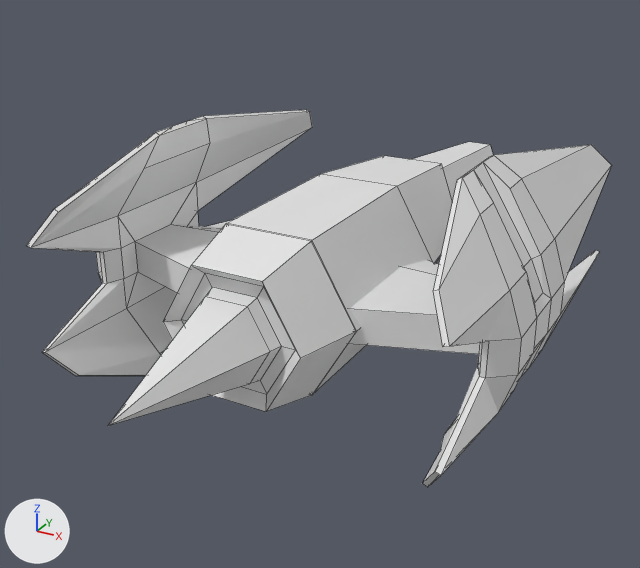
The Blender file assets/blender/axum-light-craft.blend as it was, and as the next commit left it.
One viewpoint serves both versions: a camera (50 mm lens) standing at (8.9, -16.1, 7.9) and looking at (-1.2, 2.3, -1.3). The axes (+X, +Y, +Z) are drawn at lower left. The lights are the same throughout. The older version comes first. Mesh edges are drawn as thin lines.

Names of what the first picture shows: 'appendage_1-sharps', 'core_1-steak', 'engine_1-spike'.
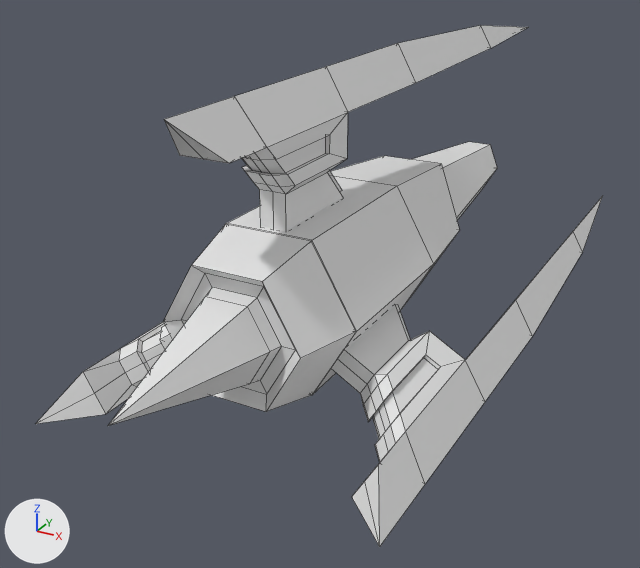
Boxes (x1, y1, x2, y2) around the edits, measured in the pictures (640 x 568 px; the box of a moved part takes in the faces that stretch with it):
'appendage_1-sharps', hidden: before (26, 110, 612, 487)
'appendage_3-spikes', shown: after (36, 25, 602, 547)
part 1 of me_appendage_3_spikes_mesh, moved or reshaped (not visible before): after (242, 112, 348, 231)
part 2 of me_appendage_3_spikes_mesh, moved or reshaped (not visible before): after (332, 306, 465, 463)
part 3 of me_appendage_3_spikes_mesh, moved or reshaped (not visible before): after (119, 322, 172, 387)

What the commit changed:
me_appendage_3_spikes_mesh has 219 vertices, 228 faces and spans x -5.0..5.0, y -2.9..5.8, z -18.8..6.2.
me_appendage_3_spikes_mesh is used by ob_appendage_3_spikes; location (0.0, 0.0, 0.0); rotation (1.571, 0.0, 0.0), in degrees (90, 0, 0); scale (0.8, 0.8, 0.8).
Part 1, on me_appendage_3_spikes_mesh:
54 faces are deleted.
54 new faces join them.
Part 2, on me_appendage_3_spikes_mesh:
54 faces are deleted.
54 new faces join them.
Part 3, on me_appendage_3_spikes_mesh:
54 faces are deleted.
54 new faces join them.
Object 'appendage_1-sharps' (ob_appendage_1_sharps) is now hidden.
Object 'appendage_3-spikes' (ob_appendage_3_spikes) is now shown.
